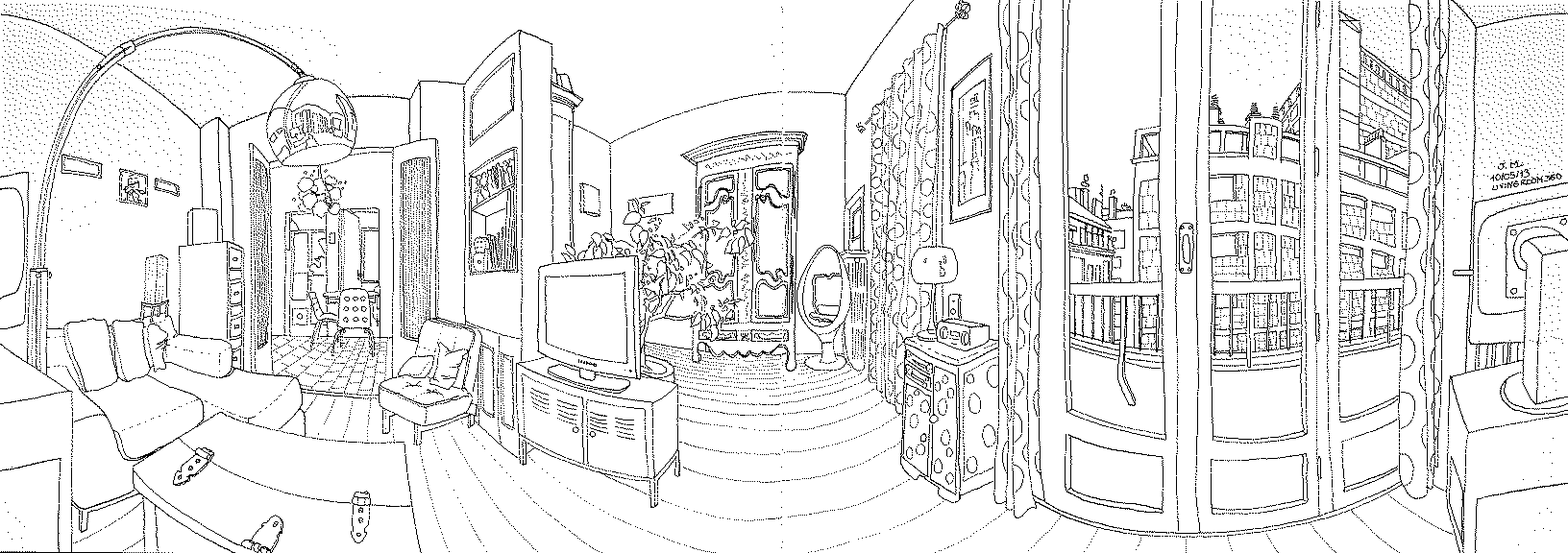
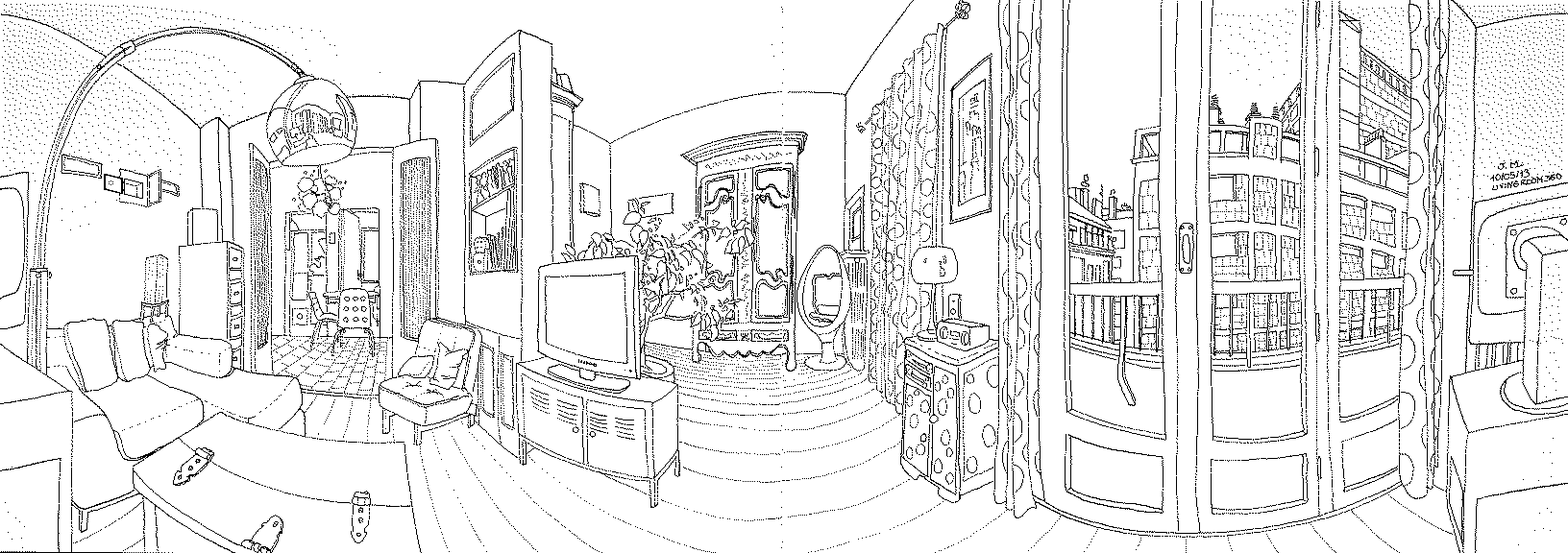
The second (1568, 553) image is a revision of the first. Changes to its layers:
added layer "safe 60x40" above "picture 44x40" over [103, 169, 162, 208]
renamed "safe 44x40" to "picture 44x40", showed it over [119, 169, 162, 208]
